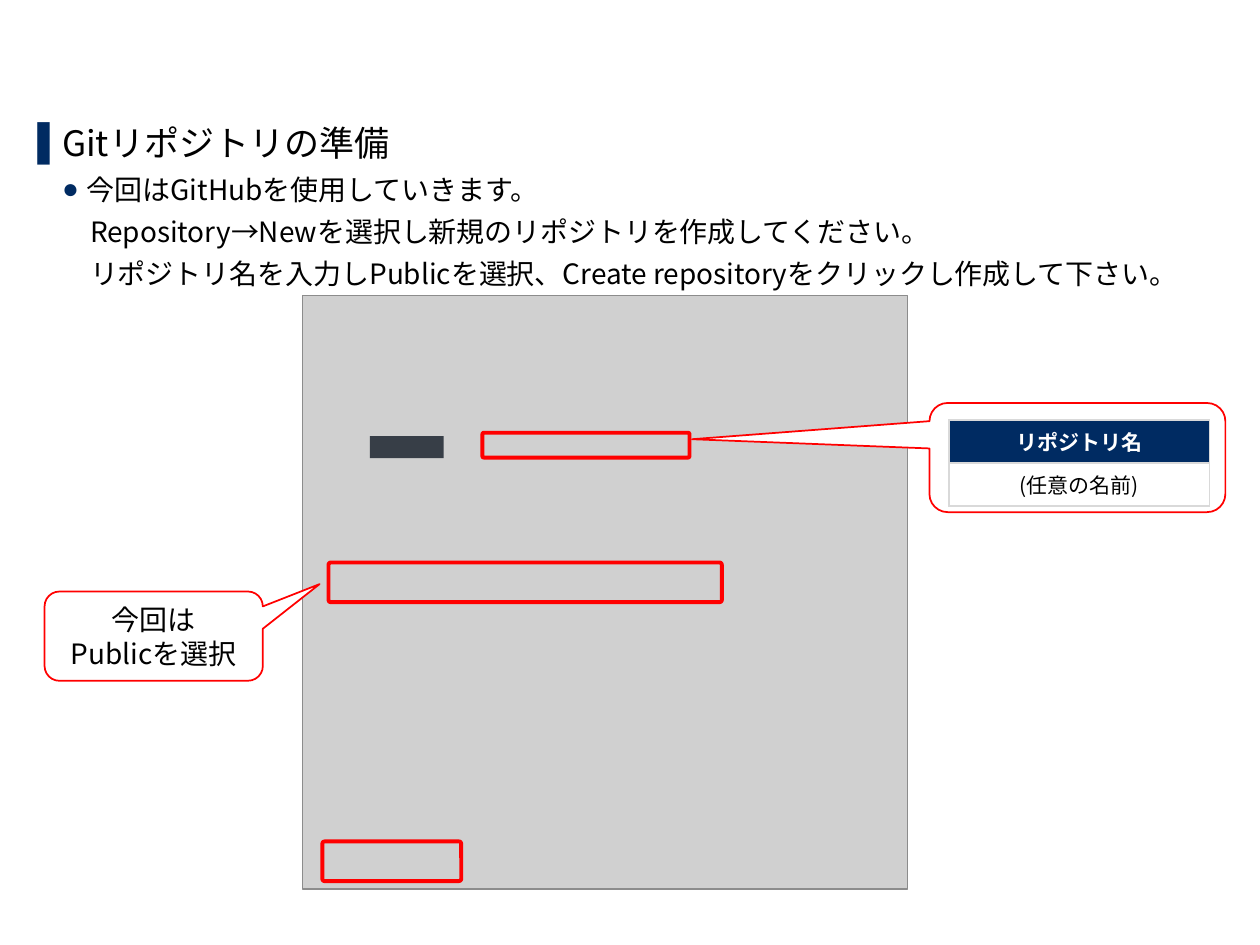
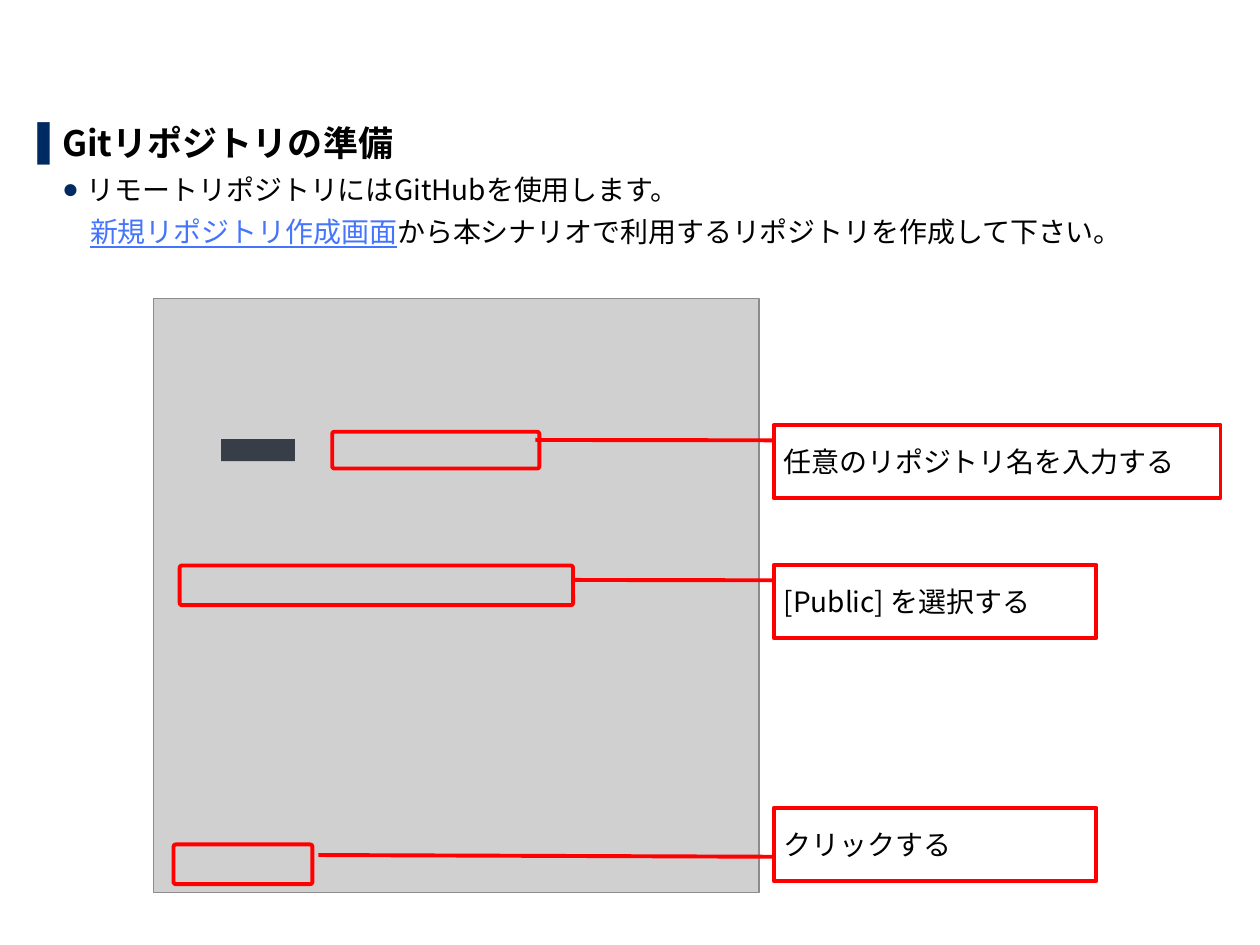
Before and after one commit to exastro-suite/it-automation-docs, a slide deck: slide 7 of asset/Learn_ja/ITA-CICD_for_IaC_practice_ja.pptx. Drawn at 1260x945 pixels with LibreOffice and Linux fonts; fonts in the diff are those of the drawing; grey boxes stand for pictures; background and template pictures are left out. Boxes give left, top, right and bottom in pixels: in the first picture for what was removed or moved away, otherwise in the second. Text is boxed around its words. In the diff, an @@ line names an element or a change of style, - is before the commit and + after.

```diff
--- a/asset/Learn_ja/ITA-CICD_for_IaC_practice_ja.pptx
+++ b/asset/Learn_ja/ITA-CICD_for_IaC_practice_ja.pptx
@@ text at <box>62,125,393,159</box>: bold on in "Gitリポジトリの準備" @@
@@ text at <box>87,176,1122,248</box>: text changed @@
-  ● 今回はGitHubを使用していきます。
-  Repository→Newを選択し新規のリポジトリを作成してください。
-  リポジトリ名を入力しPublicを選択、Create repositoryをクリックし作成して下さい。
+  ● リモートリポジトリにはGitHubを使用します。
+  新規リポジトリ作成画面から本シナリオで利用するリポジトリを作成して下さい。
@@ picture: place and size @@
-picture at <box>302,296,907,890</box>
+picture at <box>154,299,759,892</box>
@@ rounded speech box removed at <box>930,403,1226,513</box> @@
@@ rectangle: place and size @@
-rectangle at <box>370,436,445,459</box>
+rectangle at <box>220,438,295,461</box>
@@ rounded rectangle: place and size @@
-rounded rectangle at <box>483,432,689,457</box>
+rounded rectangle at <box>333,432,539,469</box>
@@ border callout added at <box>774,425,1221,498</box>, outline #FF0000 2.25 pt, 16 pt, text #000000 @@
+任意のリポジトリ名を入力する
@@ table removed at <box>949,420,1210,501</box>, 2 rows, 1 columns @@
-リポジトリ名
-(任意の名前)
@@ rounded rectangle: place and size @@
-rounded rectangle at <box>329,562,722,602</box>
+rounded rectangle at <box>180,566,573,606</box>
@@ border callout added at <box>774,564,1096,638</box>, outline #FF0000 2.25 pt, 16 pt, text #000000 @@
+[Public] を選択する
@@ rounded speech box removed at <box>44,592,262,682</box> @@
-今回は
-Publicを選択
@@ border callout added at <box>774,808,1096,881</box>, outline #FF0000 2.25 pt, 16 pt, text #000000 @@
+クリックする
@@ rounded rectangle: place and size @@
-rounded rectangle at <box>323,842,461,882</box>
+rounded rectangle at <box>174,844,312,885</box>
```
Also in this commit, not shown: 16 other slides changed, 3 other files.
